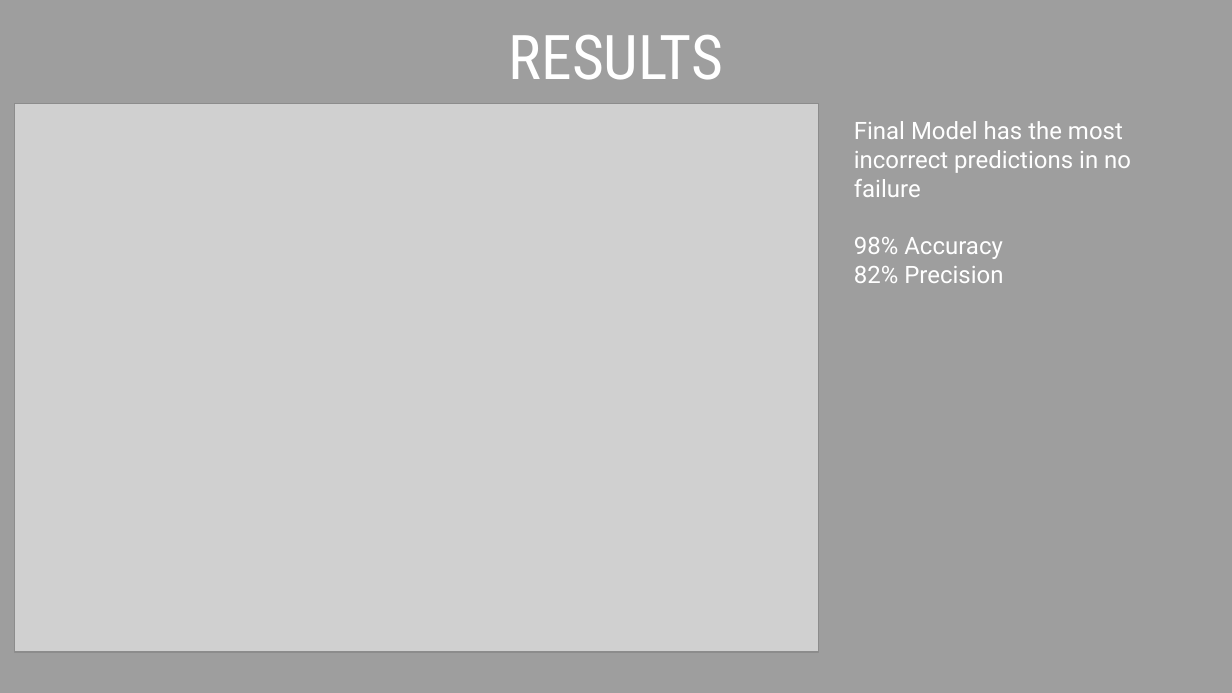
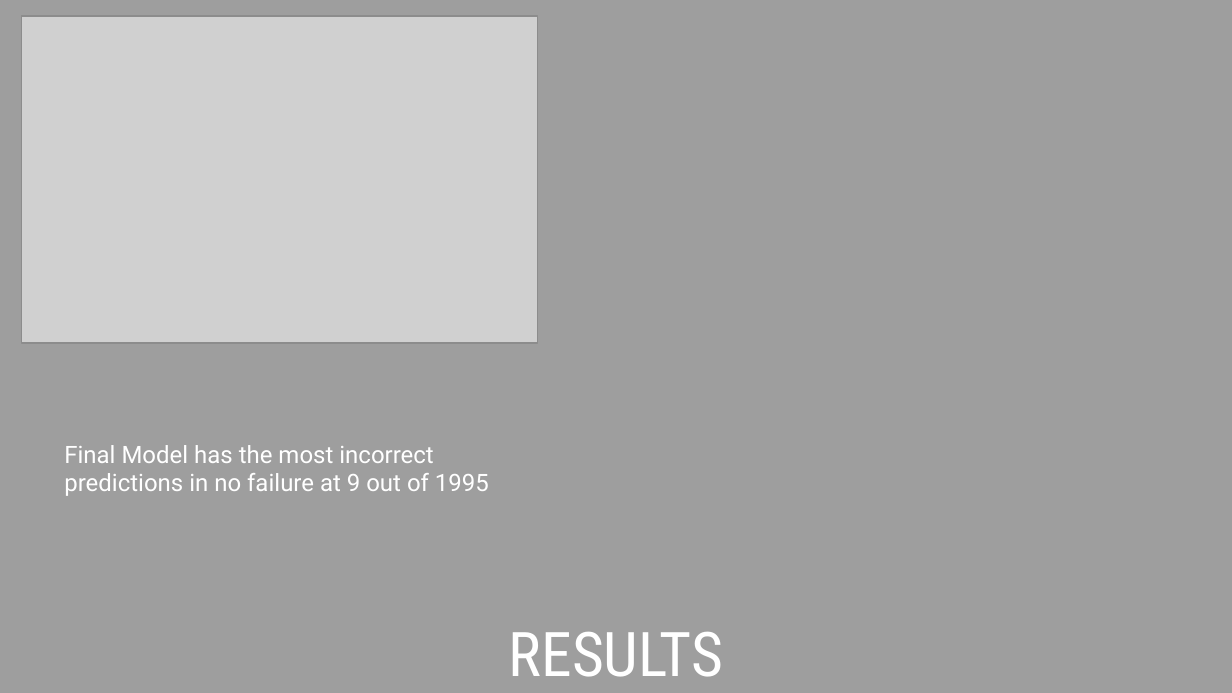
Before and after one commit to tfuger10/Machine-Predictive-Maintenance, a slide deck: slide 9 of Machine-Predictive-Maintenance.pptx. Drawn at 1232x693 pixels with LibreOffice and Linux fonts; fonts in the diff are those of the drawing; grey boxes stand for pictures. Boxes give left, top, right and bottom in pixels: in the first picture for what was removed or moved away, otherwise in the second. Text is boxed around its words. In the diff, an @@ line names an element or a change of style, - is before the commit and + after.

```diff
--- a/Machine-Predictive-Maintenance.pptx
+++ b/Machine-Predictive-Maintenance.pptx
@@ picture added at [21,16,537,344] @@
@@ picture removed at [15,103,819,652] @@
@@ text at [64,445,489,496]: text changed @@
-Final Model has the most incorrect predictions in no failure
-98% Accuracy
-82% Precision
+Final Model has the most incorrect predictions in no failure at 9 out of 1995
@@ title "RESULTS": place and size @@
-title "RESULTS" at [509,35,723,80]
+title "RESULTS" at [509,632,723,677]
```
Also in this commit, not shown: 4 other slides changed, 2 slides added, 14 other files.
